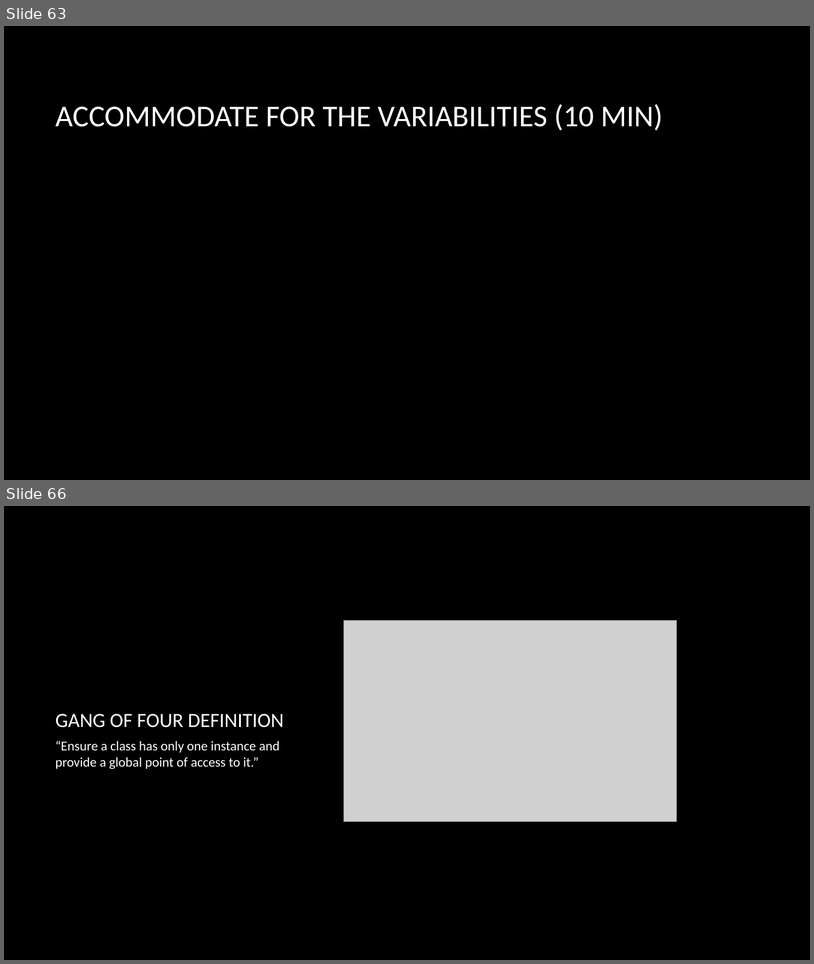
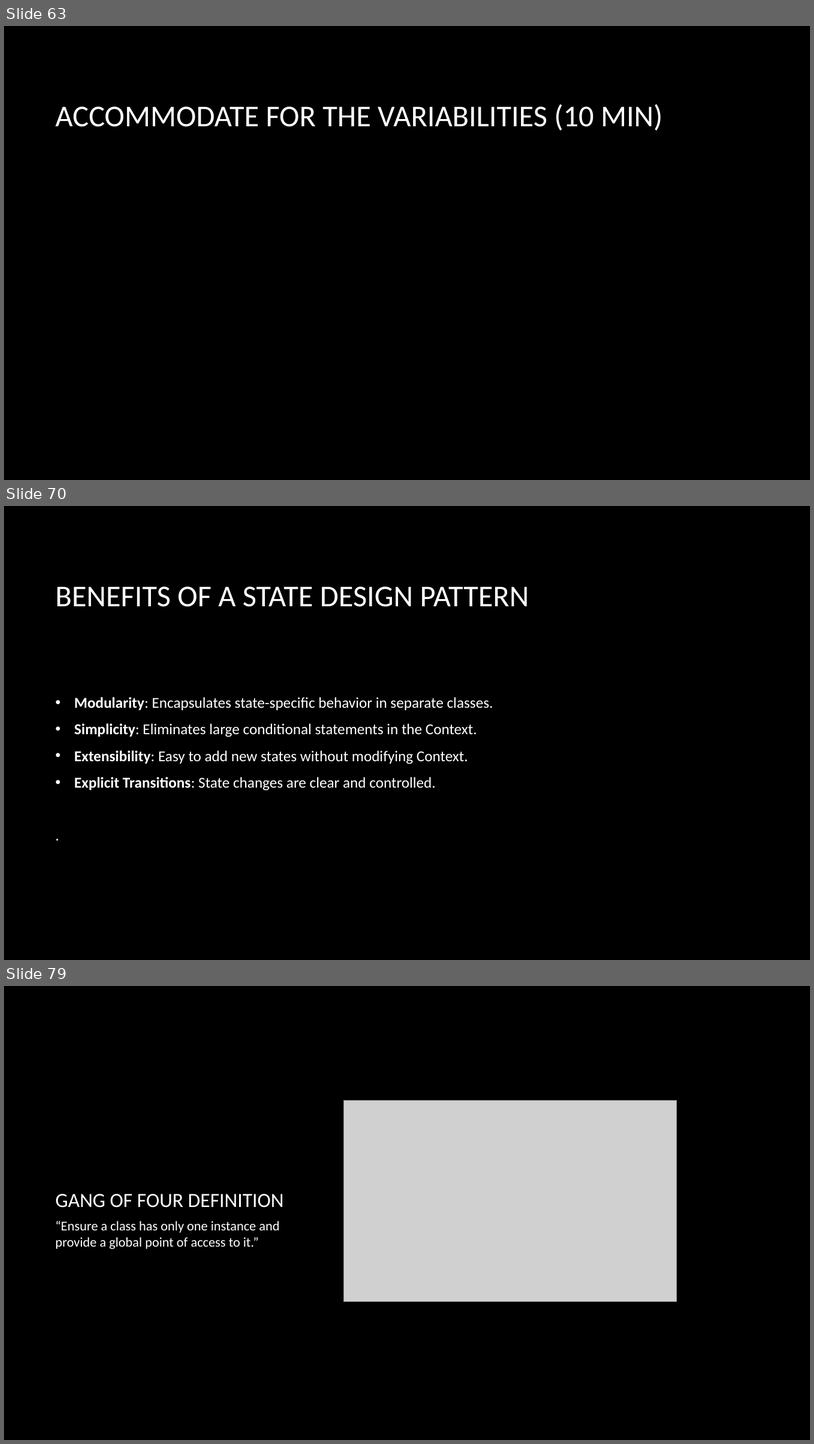
Before and after one commit to dundane/CSC360Demos, a slide deck: CSC360Demo/Design Patterns Slide Show.pptx. Shown one above the other, each under a label of ours: slides 63 and 66 before the commit, slides 63, 70 and 79 after it; the slides between them are not shown. The pictures are 814x964 and 814x1444 pixels, drawn with LibreOffice and Linux fonts; fonts in the diff are those of the drawing; grey boxes stand for pictures; background and template pictures are left out. Boxes give left, top, right and bottom in pixels: in the first picture for what was removed or moved away, otherwise in the second. Text is boxed around its words. In the diff, an @@ line names an element or a change of style, - is before the commit and + after.

Commit message:
State Pattern Demo

```diff
--- a/CSC360Demo/Design Patterns Slide Show.pptx
+++ b/CSC360Demo/Design Patterns Slide Show.pptx
@@ slide 70 added at (x1=4, y1=506, x2=810, y2=960), background picture (left out) @@
@@ title added at (x1=56, y1=586, x2=530, y2=607), 36 pt, text #FFFFFF @@
+BENEFITS OF A STATE DESIGN PATTERN
@@ text added at (x1=74, y1=697, x2=494, y2=790), 18 pt, text #FFFFFF @@
+• Modularity: Encapsulates state-specific behavior in separate classes.
+• Simplicity: Eliminates large conditional statements in the Context.
+• Extensibility: Easy to add new states without modifying Context.
+• Explicit Transitions: State changes are clear and controlled.
+.
@@ what was slide 66 is now slide 79 @@
```
Also in this commit, not shown: 14 other slides added, 2 slides removed, 10 other files.
